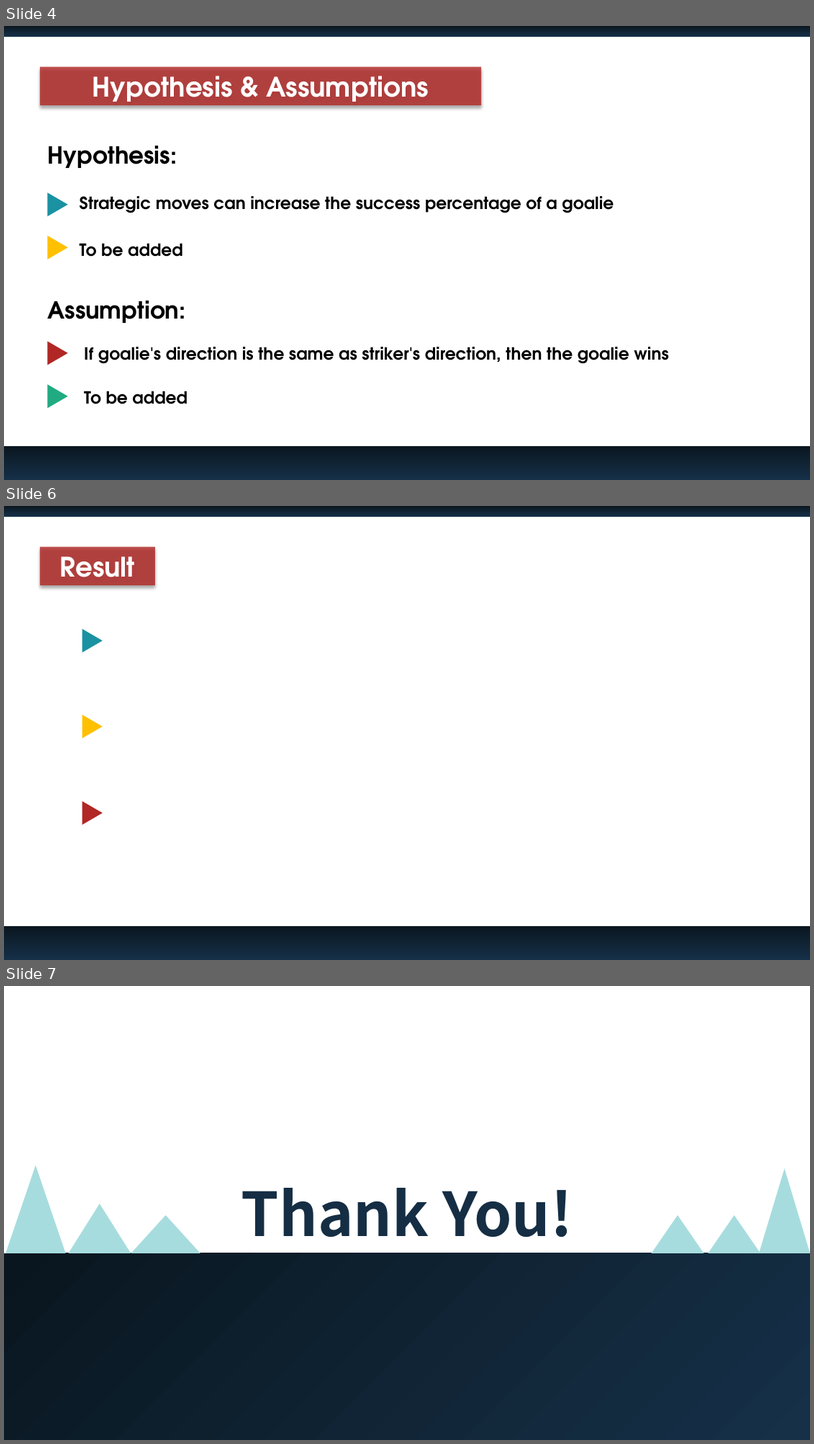
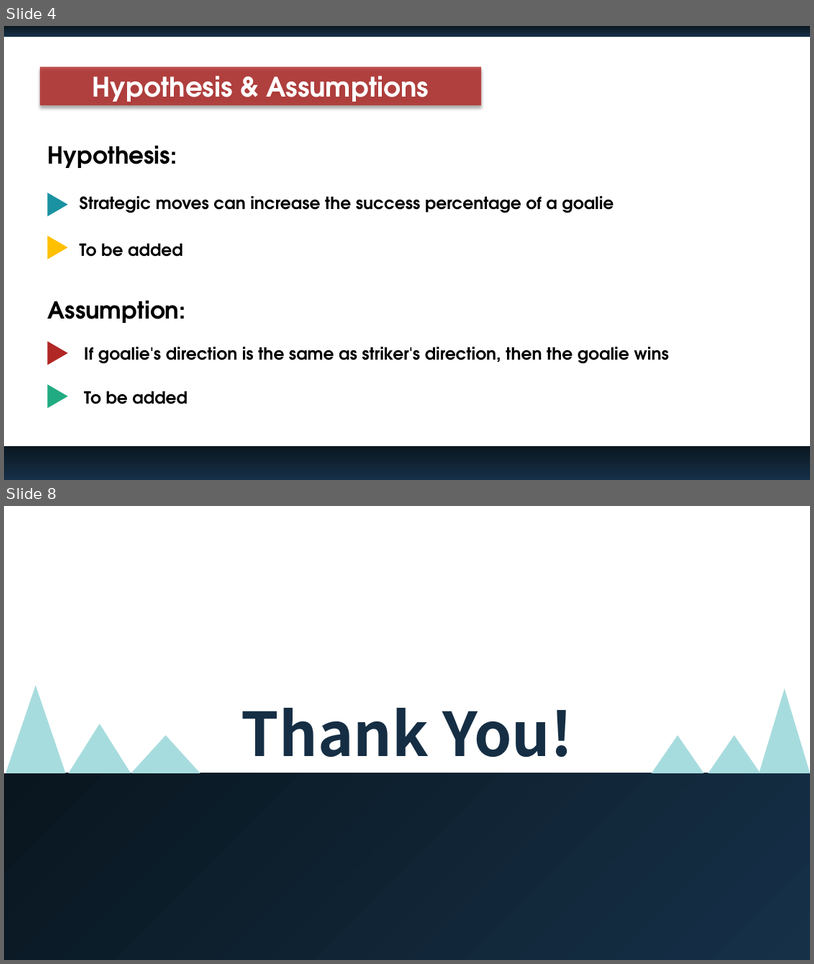
Before and after one commit to saloneeshah/Final-Project, a slide deck: Goalkeepr Success Rate Slide.pptx. Shown one above the other, each under a label of ours: slides 4, 6 and 7 before the commit, slides 4 and 8 after it; the slides between them are not shown. The pictures are 814x1444 and 814x964 pixels, drawn with LibreOffice and Linux fonts; fonts in the diff are those of the drawing. Boxes give left, top, right and bottom in pixels: in the first picture for what was removed or moved away, otherwise in the second. Text is boxed around its words. In the diff, an @@ line names an element or a change of style, - is before the commit and + after.

```diff
--- a/Goalkeepr Success Rate Slide.pptx
+++ b/Goalkeepr Success Rate Slide.pptx
@@ slide 6 removed at (4,506,810,960), background #FFFFFF @@
@@ rectangle removed at (4,506,810,517) @@
@@ rectangle removed at (40,546,155,585) @@
-Result
@@ triangle removed at (82,629,103,653) @@
@@ triangle removed at (82,714,103,738) @@
@@ triangle removed at (82,801,103,824) @@
@@ rectangle removed at (4,926,810,960) @@
@@ what was slide 7 is now slide 8 @@
```
Also in this commit, not shown: 2 slides changed, 2 slides added, 3 other slides removed.
